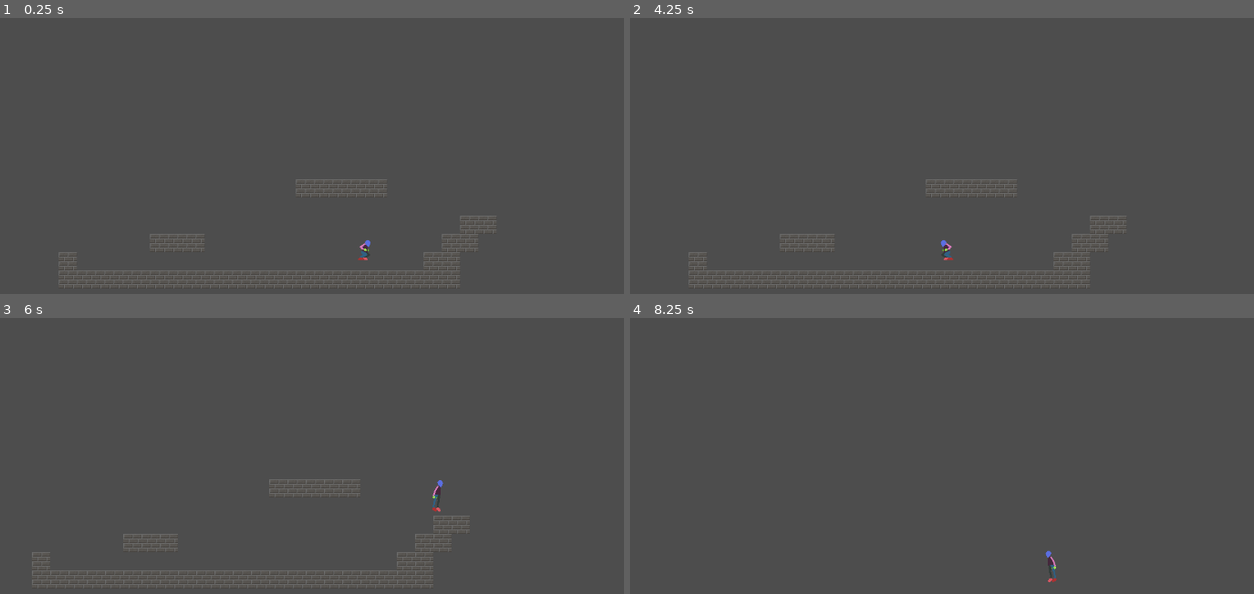
Above: before the commit, frames 1-4 (two rows, left to right).
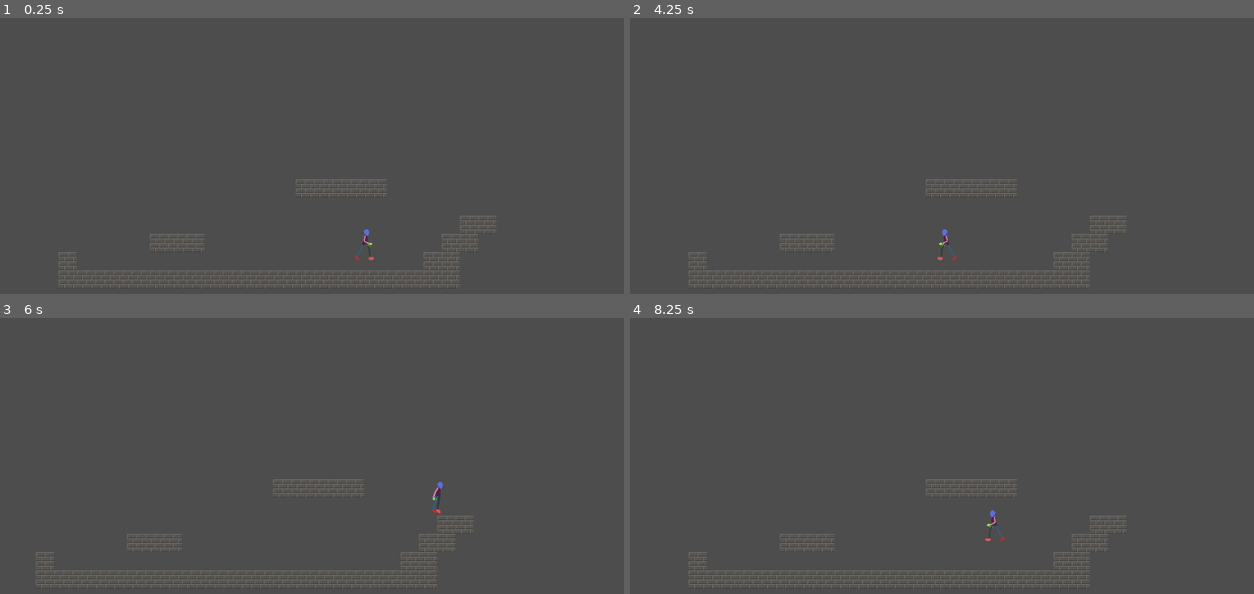
Above: after the commit, the same moments.

Repository: bhansconnect/head-smash
Game: Godot game, scene res://main.tscn
The game is run twice, just before and just after one commit, with the same random seed, the same clock (stepped at 60 frames per second) and the same inputs.
Inputs:
- Up to frame 1 (0.25 s): no input
- Up to frame 2 (4.25 s): hold S (crouch) 0.53-1.28 s; hold D (right) 0.53-2.03 s; tap Space (jump) at 0.77, 1.52, 3.02, 3.77 s; tap S (crouch) at 1.35, 2.85 s; hold S (crouch) 2.03-2.78 s; hold A (left) from 2.03 s (still down); tap Enter at 3.5 s; hold S (crouch) from 3.53 s (still down)
- Up to frame 3 (6 s): release A (left) at 4.28 s; release S (crouch) at 4.28 s; hold D (right) from 4.28 s (still down); tap S (crouch) at 4.35, 5.85 s; tap Space (jump) at 4.52, 5.75 s; hold S (crouch) 5.03-5.78 s
- Up to frame 4 (8.25 s): tap Space (jump) at 6.02, 6.77, 7.52 s; hold S (crouch) 6.53-7.28 s; tap S (crouch) at 7.35 s; tap Enter at 8 s; release D (right) at 8.03 s; hold A (left) from 8.03 s (still down); hold S (crouch) from 8.03 s (still down)

The runs differ from the first frame. In frame 1, 0.1% of the frame differs, in the area x 56-60%, y 76-88%; in frame 2, 0.1%; in frame 3, 0.4%; in frame 4, 1.7%, in the area x 9-80%, y 58-98%.

Commit message:
cleanup crouch-jump collision box

Diff:
--- a/player.tscn
+++ b/player.tscn
@@ -207,6 +207,42 @@
 "transitions": PackedFloat32Array(1, 1, 1, 1, 1, 1, 1, 1),
 "update": 1,
 "values": [5, 10, 11, 12, 13, 14, 15, 16]
+}
+tracks/5/type = "value"
+tracks/5/imported = false
+tracks/5/enabled = true
+tracks/5/path = NodePath("CollisionShape2D:position")
+tracks/5/interp = 1
+tracks/5/loop_wrap = true
+tracks/5/keys = {
+"times": PackedFloat32Array(0),
+"transitions": PackedFloat32Array(1),
+"update": 0,
+"values": [Vector2(2.08165e-12, 5)]
+}
+tracks/6/type = "value"
+tracks/6/imported = false
+tracks/6/enabled = true
+tracks/6/path = NodePath("CollisionShape2D:shape:radius")
+tracks/6/interp = 1
+tracks/6/loop_wrap = true
+tracks/6/keys = {
+"times": PackedFloat32Array(0),
+"transitions": PackedFloat32Array(1),
+"update": 0,
+"values": [7.0]
+}
+tracks/7/type = "value"
+tracks/7/imported = false
+tracks/7/enabled = true
+tracks/7/path = NodePath("CollisionShape2D:shape:height")
+tracks/7/interp = 1
+tracks/7/loop_wrap = true
+tracks/7/keys = {
+"times": PackedFloat32Array(0),
+"transitions": PackedFloat32Array(1),
+"update": 0,
+"values": [53.0]
 }
 
 [sub_resource type="Animation" id="Animation_c7l5i"]
@@ -418,10 +454,10 @@
 tracks/0/interp = 1
 tracks/0/loop_wrap = true
 tracks/0/keys = {
-"times": PackedFloat32Array(0.5),
-"transitions": PackedFloat32Array(1),
-"update": 0,
-"values": [Vector2(2.08165e-12, 5)]
+"times": PackedFloat32Array(0, 0.5),
+"transitions": PackedFloat32Array(1, 1),
+"update": 0,
+"values": [Vector2(2.08165e-12, 5), Vector2(2.08165e-12, 5)]
 }
 tracks/1/type = "value"
 tracks/1/imported = false
@@ -628,7 +664,7 @@
 texture = ExtResource("2_0ch4g")
 hframes = 5
 vframes = 5
-frame = 5
+frame = 17
 metadata/_aseprite_wizard_config_ = {
 "layer": "",
 "o_ex_p": "",
